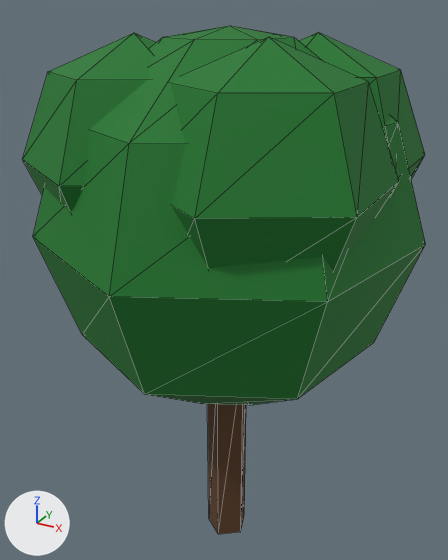
One commit to the glTF model land_tree_jungle_round.glb: the scene before it, then after it.
The view is the same before and after, from a 50 mm camera at (4.17, -7.71, 8.72) aimed at (-0.19, 0.21, 4.76). Every picture has the same lights, and +X, +Y and +Z are marked at lower left. The first picture is the older version. Mesh edges are drawn as thin lines. Vertices at exactly the same position are counted once.
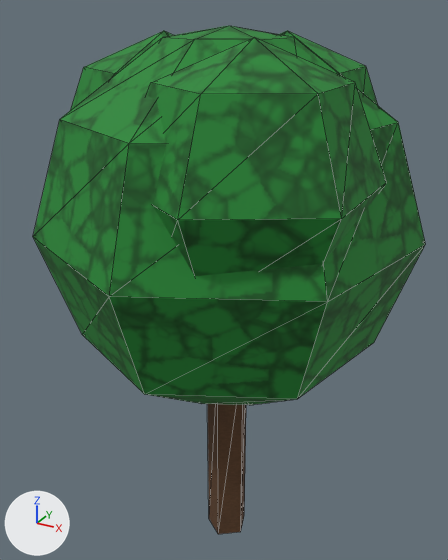
Boxes [x1, y1, x2, y2] around the edits, measured in the pictures (448 x 560 px; the box of a moved part takes in the faces that stretch with it):
'Mesh_0', surface changed, reshaped: before [23, 26, 425, 534]; after [33, 26, 425, 534]
part 1 of me_mesh_0, moved or reshaped: before [170, 37, 399, 271]; after [147, 37, 386, 276]
part 2 of me_mesh_0, moved or reshaped: before [299, 32, 425, 180]; after [278, 31, 378, 105]
part 3 of me_mesh_0, moved or reshaped: before [23, 33, 156, 212]; after [70, 31, 172, 111]

The change, as a list of edits to the scene's bpy script:
```text
Add img_tex_foliage_png:
    img_tex_foliage_png = load_image('tex_foliage.png', 'tex_foliage.png', 256, 256, 'sRGB')
Change mat_land_leaf_jungle:
    where n0 = _N.new('ShaderNodeBsdfPrincipled'); n0.name = 'Principled BSDF'
    remove n0.inputs[0].default_value = (0.0094, 0.181, 0.023, 1.0)  # 'Base Color', dark green #18762a
    add n2 = _N.new('ShaderNodeMix'); n2.name = 'Mix'
    add n2.data_type = 'RGBA'
    add n2.blend_type = 'MULTIPLY'
    add n2.inputs[0].default_value = 1.0  # 'Factor'
    add n2.inputs[7].default_value = (0.0125, 0.24, 0.0305, 1.0)  # 'B', green #1d8631
    add n3 = _N.new('ShaderNodeTexImage'); n3.name = 'Image Texture'
    add n3.image = img_tex_foliage_png
    add _L.new(n2.outputs[2], n0.inputs[0])  # 'Result' to 'Base Color'
    add _L.new(n3.outputs[0], n2.inputs[6])  # 'Color' to 'A'
Change me_mesh_0:
    used by ob_mesh_0; location = (0.0, 0.0, 0.0)
    remove me_mesh_0.from_pydata(...)  # 126 vertices, 200 faces; spans x -2.73..2.73, y -2.8..2.56, z 0.0..8.5
    add me_mesh_0.from_pydata(...)  # 126 vertices, 200 faces; spans x -2.73..2.73, y -2.8..2.9, z 0.0..8.5
    me_mesh_0 part 1: the loose piece of 20 vertices spanning x -0.5..2.41, y -2.5..0.86, z 5.05..8.41 is moved by (-0.12, -0.13, 0.0)
    me_mesh_0 part 2: the loose piece of 20 vertices spanning x -0.55..2.36, y -0.8..2.56, z 5.05..8.41 is moved by (-0.6, 0.35, 0.0)
    me_mesh_0 part 3: the loose piece of 20 vertices spanning x -2.6..0.31, y -2.21..1.15, z 5.05..8.41 is moved by (-0.08, 0.83, 0.0)
    me_mesh_0 part 4: texture (UV) coordinates changed
```
